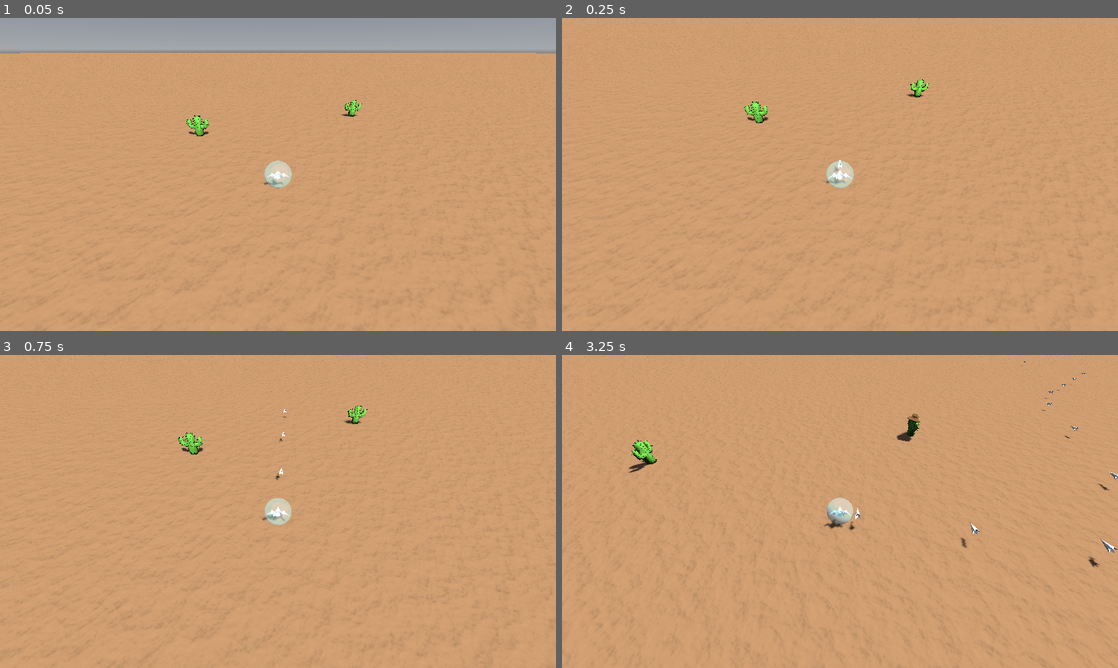
Above: before the commit, frames 1-4 (two rows, left to right).
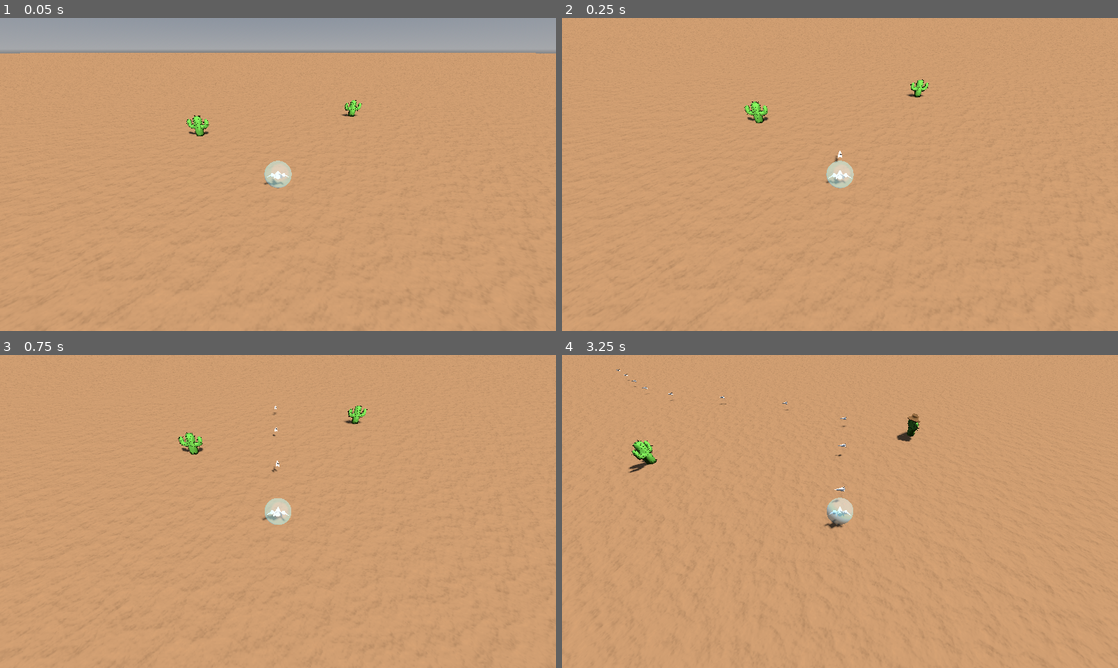
Above: after the commit, the same moments.

Repository: dicemaster5/BubbleSurvivors
Game: Godot game, scene res://scenes/world.tscn
Two runs of this game, one before a commit and one after it. Both use one fixed random seed, a clock stepped at 60 frames per second and the inputs below.
Inputs:
- Up to frame 1 (0.05 s): no input
- Up to frame 2 (0.25 s): no input
- Up to frame 3 (0.75 s): hold D (move_right) from 0.53 s (still down)
- Up to frame 4 (3.25 s): release D (move_right) at 1.28 s; hold S (move_down) 1.28-2.03 s; hold D (move_right) 2.03-2.78 s; hold W (move_up) from 2.78 s (still down)

Frame 1 is identical in both runs. In frame 2, less than 0.1% of the frame differs, in the area x 48-51%, y 42-50%; in frame 3, less than 0.1%; in frame 4, 0.3%, in the area x 9-100%, y 2-68%.

Commit message:
Don't parent projectiles to player

Diff:
--- a/scripts/projectile_spawner.gd
+++ b/scripts/projectile_spawner.gd
@@ -15,6 +15,13 @@
 
 func spawn_projectile() -> void:
 	var projectile = projectile_scene.instantiate()
-	get_parent().add_child(projectile)
-	projectile.global_position = get_parent().global_position
-	projectile.direction = -get_parent().transform.basis.z.normalized()
+	var parent = get_tree().get_root().get_node("World")
+	var player = parent.get_node("Player")
+	var fire_direction = -player.transform.basis.z.normalized()
+
+	# Todo: what do we do with this as the player grows?
+	var fire_offset = fire_direction * 1.0
+
+	parent.add_child(projectile)
+	projectile.global_position = player.global_position + fire_offset
+	projectile.direction = fire_direction
